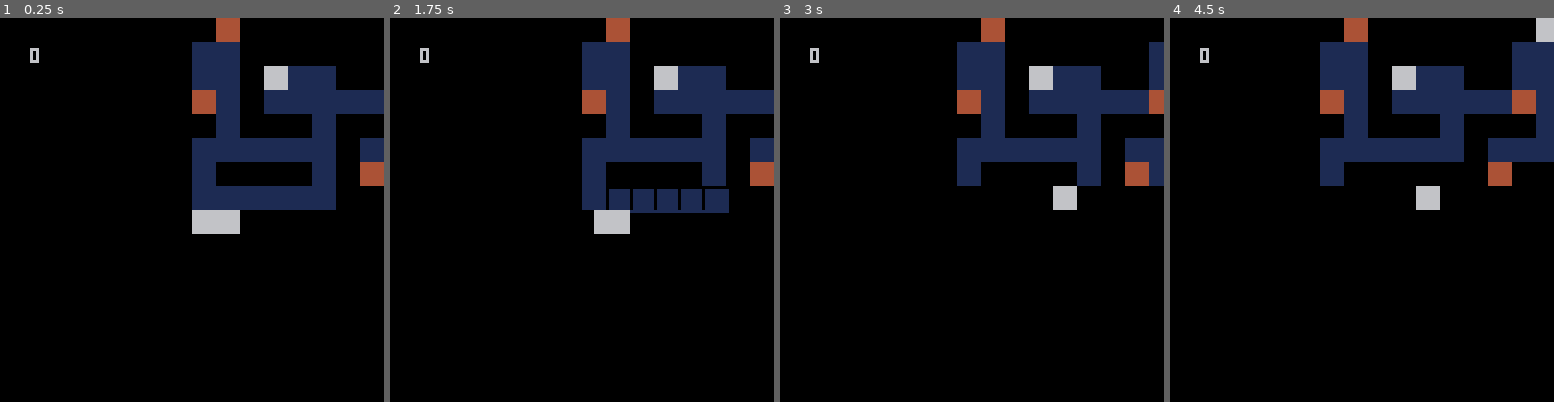
Above: before the commit, frames 1-4 (left to right).
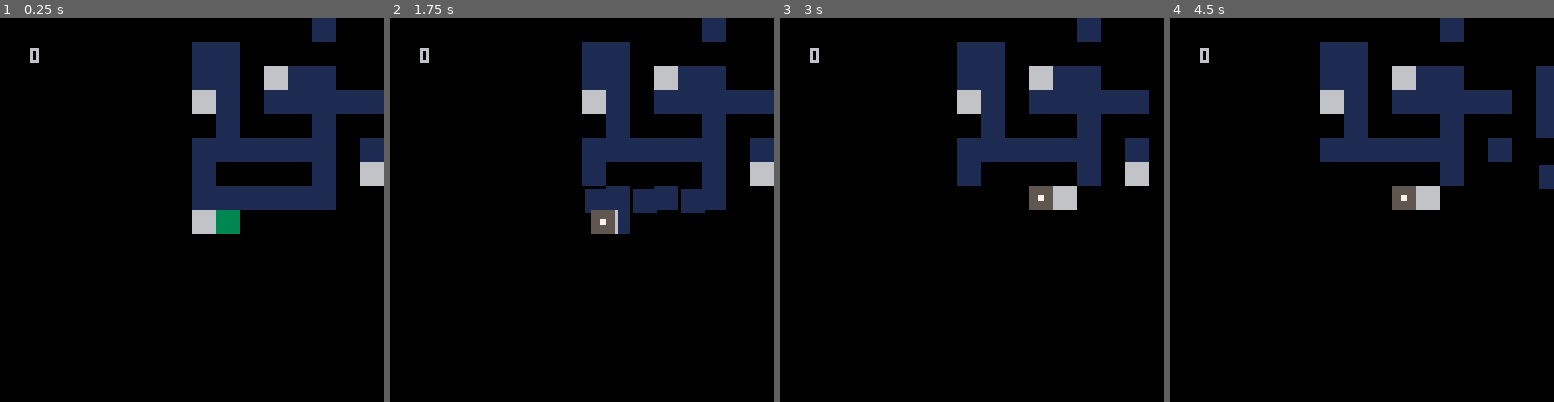
Above: after the commit, the same moments.

Repository: t-mw/superstar
Game: PICO-8 cartridge ld43.p8
Same seed, same stepped clock (60 frames per second), same inputs: the game is played once before the commit and once after it.
Inputs:
- Up to frame 1 (0.25 s): no input
- Up to frame 2 (1.75 s): tap X (X key) at 0.33, 1.07 s; tap O (Z key) at 0.7, 1.7 s; hold Right from 1.6 s (still down)
- Up to frame 3 (3 s): tap X (X key) at 1.85, 2.97 s; release Right at 2.1 s; tap O (Z key) at 2.1, 2.5, 2.9 s; hold Up 2.15-2.42 s; hold Right from 2.47 s (still down)
- Up to frame 4 (4.5 s): release Right at 3.03 s; hold Left 3.08-3.58 s; tap O (Z key) at 3.3, 3.7, 4.1 s; hold Down 3.63-3.97 s; hold Right from 4.02 s (still down); tap X (X key) at 4.08 s

The runs differ from the first frame. In frame 1, 2.0% of the frame differs, in the area x 50-100%, y 0-57%; in frame 2, 2.7%; in frame 3, 3.2%; in frame 4, 5.4%, in the area x 39-100%, y 0-50%.

Commit message:
Try checking for template connectivity

Diff:
--- a/ld43.p8
+++ b/ld43.p8
@@ -162,33 +162,94 @@
       if mget(tx, ty) then
 
          local template = {}
-         add(templates, template)
+         local is_empty = true
 
          for x = 0, template_size.width - 1 do
             for y = 0, template_size.height - 1 do
                local idx = to_1d_idx(x + 1, y + 1, template_size)
-               template[idx] = mget(tx + x, ty + y)
+               local tile_type = mget(tx + x, ty + y)
+
+               if tile_type != tile_types.solid then
+                  is_empty = false
+               end
+
+               template[idx] = tile_type
             end
          end
-      end
-   end
-end
-
-for x = 1, map_size.width do
-   for y = 1, map_size.height do
-      local idx = to_1d_idx(x, y, map_size)
-      local tidx = to_1d_idx(
-         ((x - 1) % template_size.width) + 1,
-         ((y - 1) % template_size.height) + 1,
-         template_size
-      )
-
-      local tile_type = templates[1][tidx]
-      if tile_type == tile_types.placeholder then
-         tile_type = rnd(1) < 0.7 and get_random_source_tile_type() or tile_types.destination
-      end
-
-      state.map[idx] = tile_type
+
+         if not is_empty then
+            add(templates, template)
+         end
+      end
+   end
+end
+
+function template_connects_to_map(tx_min, tx_max, ty_min, ty_max, dir_x, dir_y, template, map)
+   for tx = tx_min, tx_max do
+      for ty = ty_min, ty_max do
+         local map_idx = to_1d_idx(tx + dir_x, ty + dir_y, map_size)
+         local tidx = to_1d_idx(
+            ((tx - 1) % template_size.width) + 1,
+            ((ty - 1) % template_size.height) + 1,
+            template_size
+         )
+
+         local map_tile_type = map[map_idx]
+         local template_tile_type = template[tidx]
+
+         if map_tile_type != tile_types.solid and template_tile_type != tile_types.solid then
+            return true
+         end
+      end
+   end
+
+   return false
+end
+
+local template_count = #templates
+for template_x = 0, map_size.width / template_size.width - 1 do
+   for template_y = 0, map_size.height / template_size.height - 1 do
+
+      local tx_min = template_x * template_size.width + 1
+      local tx_max = (template_x + 1) * template_size.width
+      local ty_min = template_y * template_size.height + 1
+      local ty_max = (template_y + 1) * template_size.height
+
+      local template_idx = flr(rnd(template_count))
+      local template = nil
+      for i = 1, template_count do
+         template = templates[template_idx + 1]
+
+         local connects_to_map = (template_x == 0 and template_y == 0) or
+            template_connects_to_map(tx_max, tx_max, ty_min, ty_max, 1, 0, template, state.map) or
+            template_connects_to_map(tx_min, tx_min, ty_min, ty_max, -1, 0, template, state.map) or
+            template_connects_to_map(tx_min, tx_max, ty_max, ty_max, 0, 1, template, state.map) or
+            template_connects_to_map(tx_min, tx_max, ty_min, ty_min, 0, -1, template, state.map)
+
+         if connects_to_map then
+            break
+         end
+
+         template_idx = (template_idx + 1) % template_count
+      end
+
+      for tx = tx_min, tx_max do
+         for ty = ty_min, ty_max do
+            local idx = to_1d_idx(tx, ty, map_size)
+            local tidx = to_1d_idx(
+               ((tx - 1) % template_size.width) + 1,
+               ((ty - 1) % template_size.height) + 1,
+               template_size
+            )
+
+            local tile_type = template[tidx]
+            if tile_type == tile_types.placeholder then
+               tile_type = rnd(1) < 0.7 and get_random_source_tile_type() or tile_types.destination
+            end
+
+            state.map[idx] = tile_type
+         end
+      end
    end
 end
 
